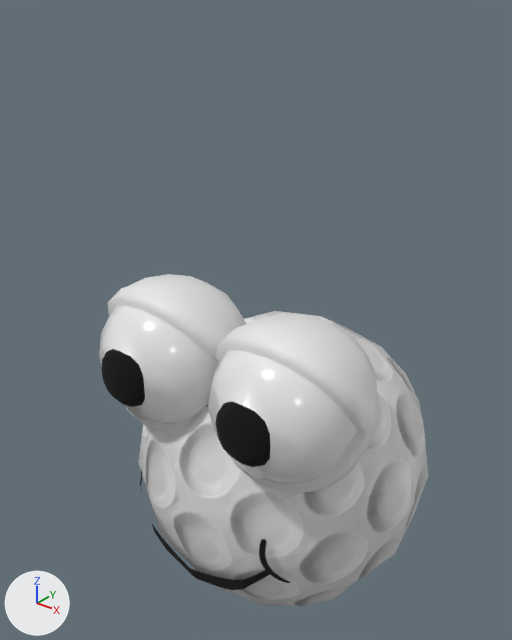
Two versions of the glTF model assets/3d/gball.glb, one commit apart.
The view is the same before and after, from a 50 mm camera at (2.05, -2.83, 2.57) aimed at (-0.14, -0.08, 0.87). Lighting does not change. The marker at lower left points along +X, +Y and +Z. The picture after the commit comes second.

Names of what the first picture shows: 'eye.l', 'eye.r', 'eyelids', 'face', 'gball'.
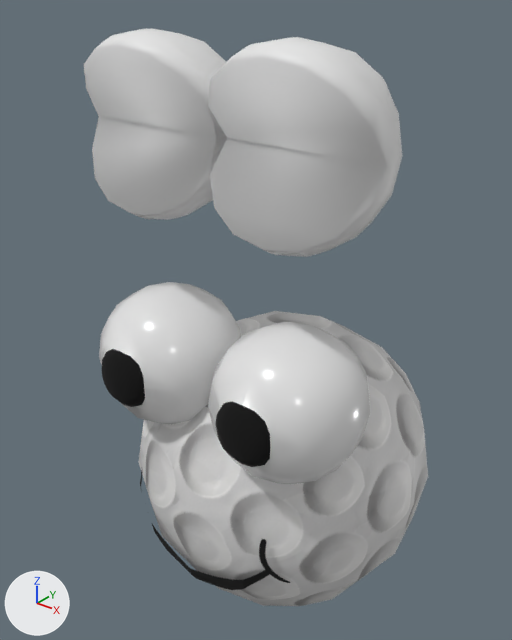
The newer file is also rescaled (x0.5) as a whole; pictures and numbers use the older file's frame.

Changed parts and their boxes [x1, y1, x2, y2] in the pictures (512 x 640 px):
'eyelids', moved: before [107, 274, 379, 494]; after [84, 28, 402, 257]

The edits, one by one:
Object 'eyelids' (ob_eyelids) moves from (0.0, 0.0, 0.0) to (0.0, 0.0, 1.19).
